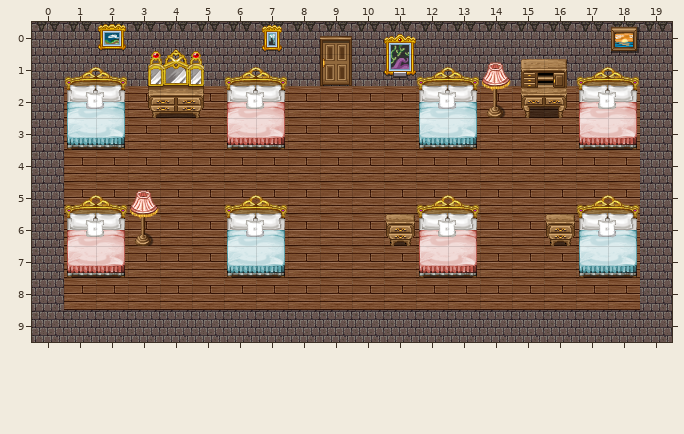
A Tiled map gets an edit: res/pictures/bedroom.tmx. The picture above is the old version.
Cells are 32x32 px. Shown: x 0..19, y 0..9.
The same view after the edit:
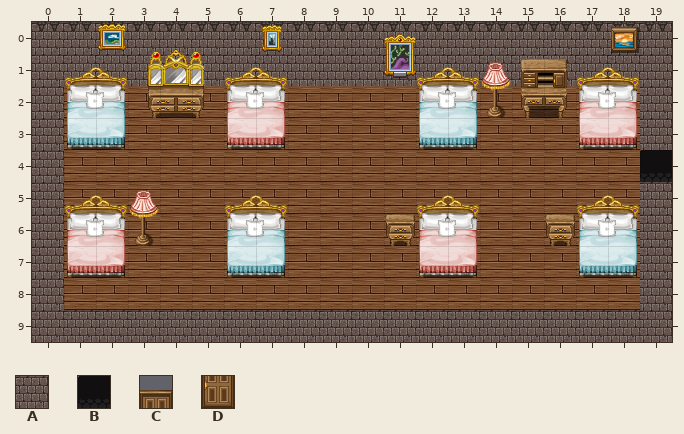
Key: from "Castle2": A 65, B 126; from "Furniture-Wealthy-byLunarea": C 10, D 30.
_ is an empty cell.
Edits made:
Layer "Tile Layer 2":
The author cleared tile A in row 4 at x 19.
Layer "Tile Layer 4":
Tile B now appears in row 4 at x 19.
The author cleared tile C in row 0 at x 9.
The author cleared tile D in row 1 at x 9.
